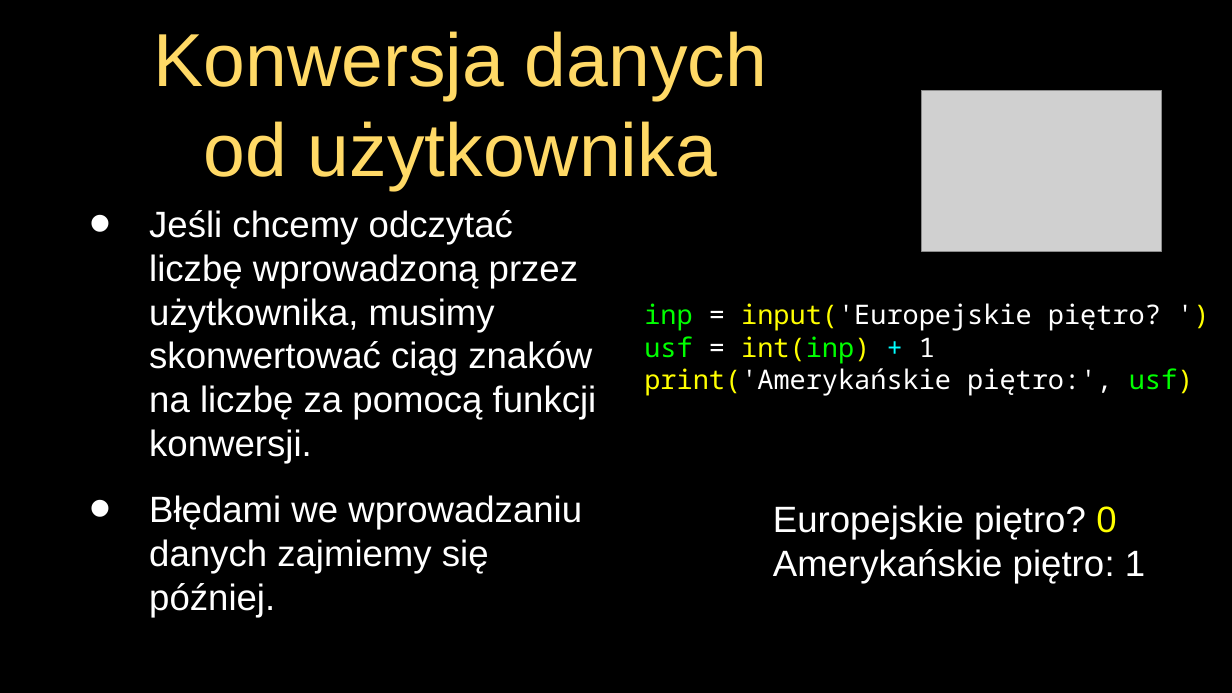
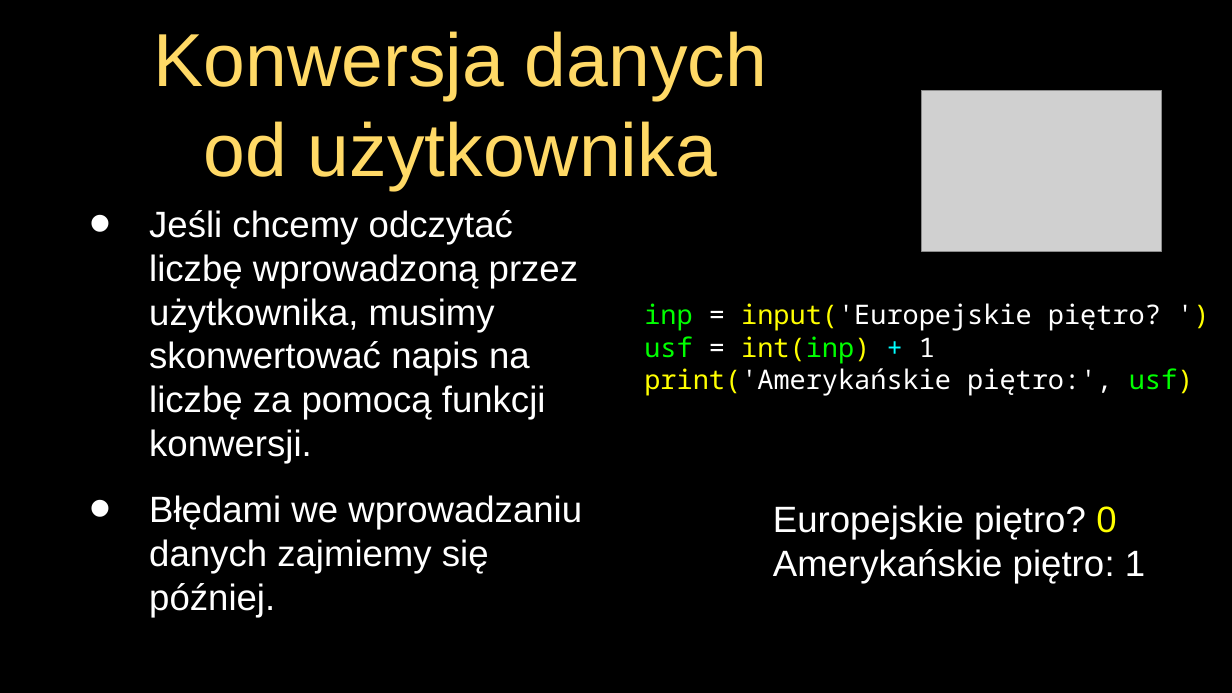
Before and after one commit to andre-wojtowicz/py4e-pl, a slide deck: slide 29 of lectures3/Pythonlearn-02-Expressions-PL.pptx. Drawn at 1232x693 pixels with LibreOffice and Linux fonts; fonts in the diff are those of the drawing; grey boxes stand for pictures. Boxes give left, top, right and bottom in pixels: in the first picture for what was removed or moved away, otherwise in the second. Text is boxed around its words. In the diff, an @@ line names an element or a change of style, - is before the commit and + after.

```diff
--- a/lectures3/Pythonlearn-02-Expressions-PL.pptx
+++ b/lectures3/Pythonlearn-02-Expressions-PL.pptx
@@ text at <box>149,210,578,464</box>: text changed @@
-• Jeśli chcemy odczytać liczbę wprowadzoną przez użytkownika, musimy skonwertować ciąg znaków na liczbę za pomocą funkcji konwersji.
+• Jeśli chcemy odczytać liczbę wprowadzoną przez użytkownika, musimy skonwertować napis na liczbę za pomocą funkcji konwersji.
```
Also in this commit, not shown: 6 other slides changed, 14 other files.
